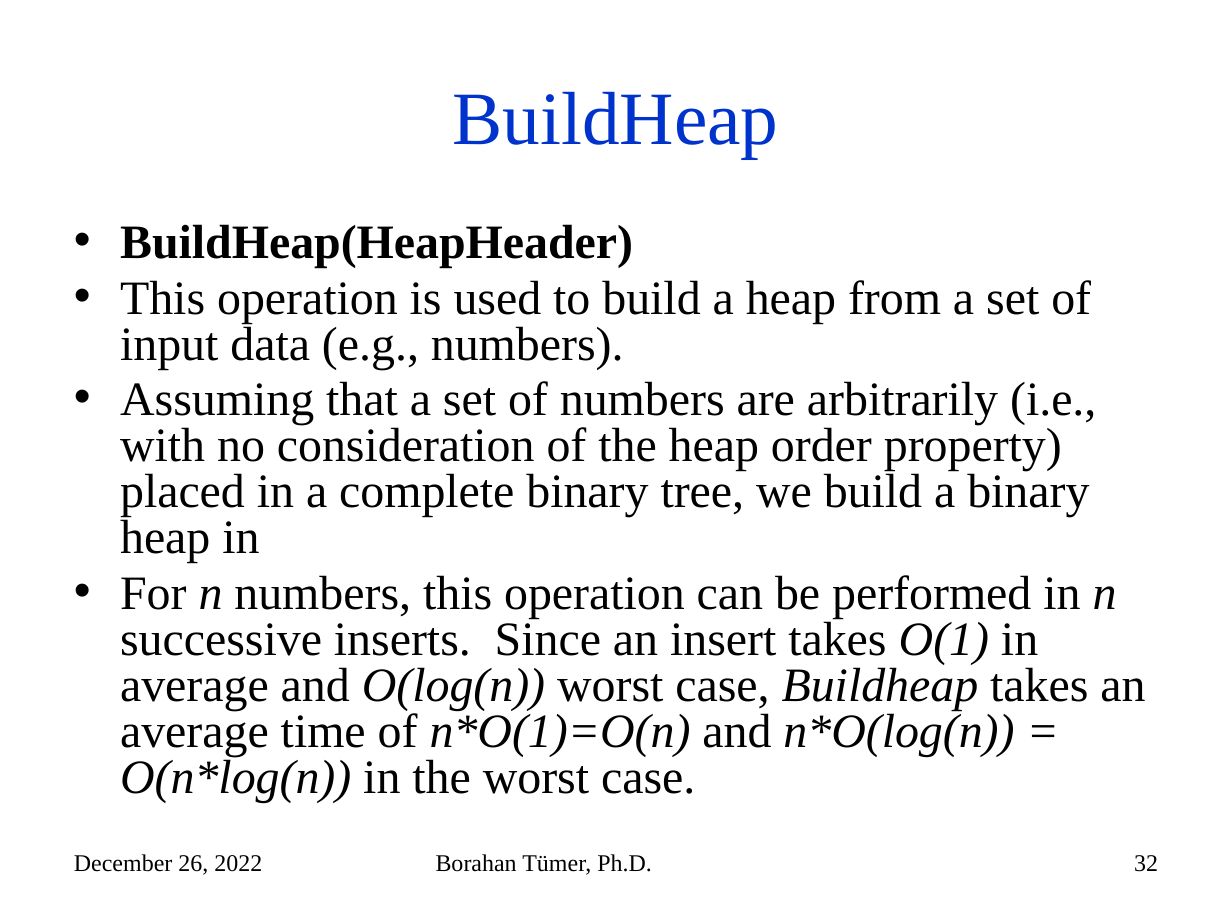
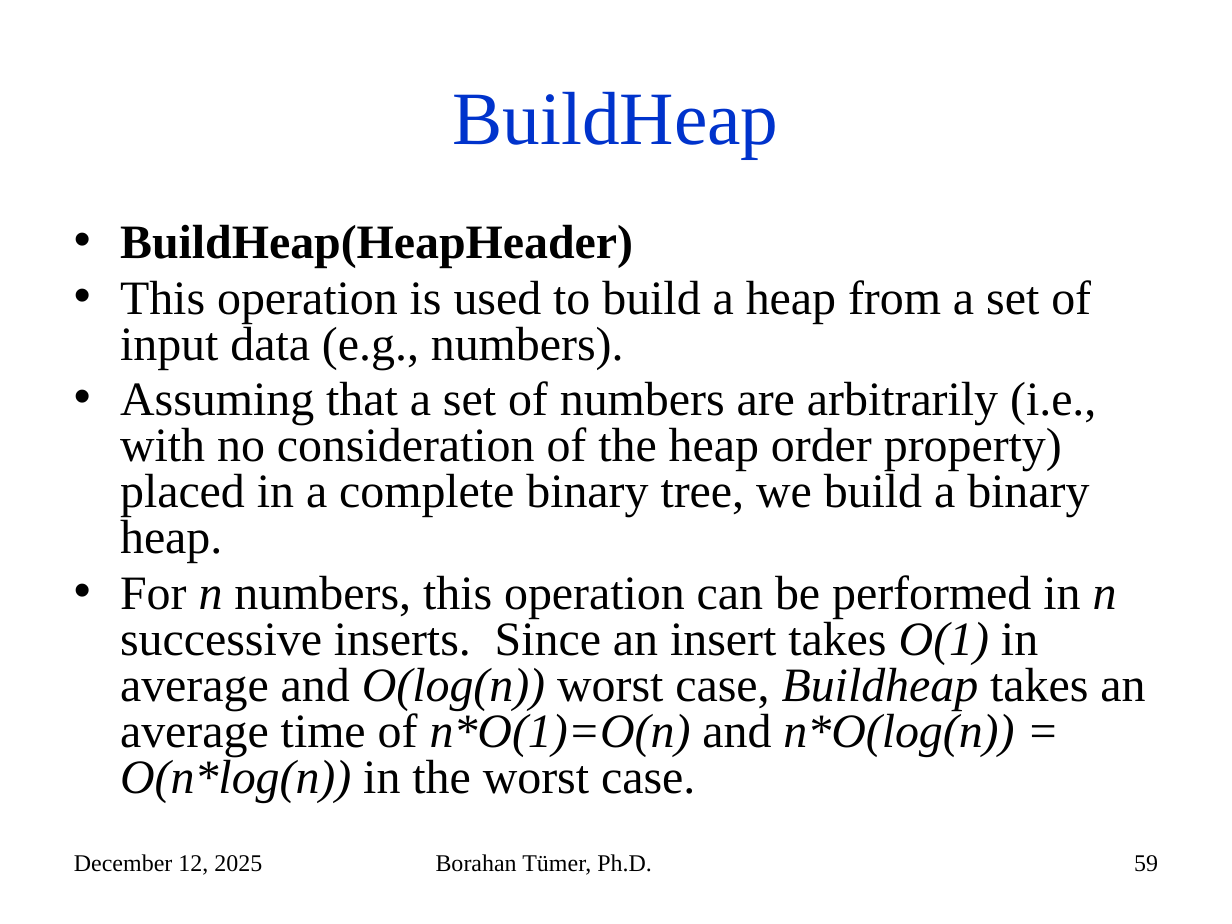
Before and after one commit to mehmetkayacse/cse225, a slide deck: slide 59 of files/Week8.pptx (slide 32 before the commit). Drawn at 1232x924 pixels with LibreOffice and Linux fonts; fonts in the diff are those of the drawing. Boxes give left, top, right and bottom in pixels: in the first picture for what was removed or moved away, otherwise in the second. Text is boxed around its words. In the diff, an @@ line names an element or a change of style, - is before the commit and + after.

```diff
--- a/files/Week8.pptx
+++ b/files/Week8.pptx
@@ text at (120, 381, 1096, 563): text changed @@
-• Assuming that a set of numbers are arbitrarily (i.e., with no consideration of the heap order property) placed in a complete binary tree, we build a binary heap in
+• Assuming that a set of numbers are arbitrarily (i.e., with no consideration of the heap order property) placed in a complete binary tree, we build a binary heap.
@@ text at (74, 854, 262, 875): text changed @@
-December 26, 2022
+December 12, 2025
@@ page number at (1134, 855, 1158, 872): text changed @@
-32
+59
```
Also in this commit, not shown: 140 other slides changed, 4 slides added.
